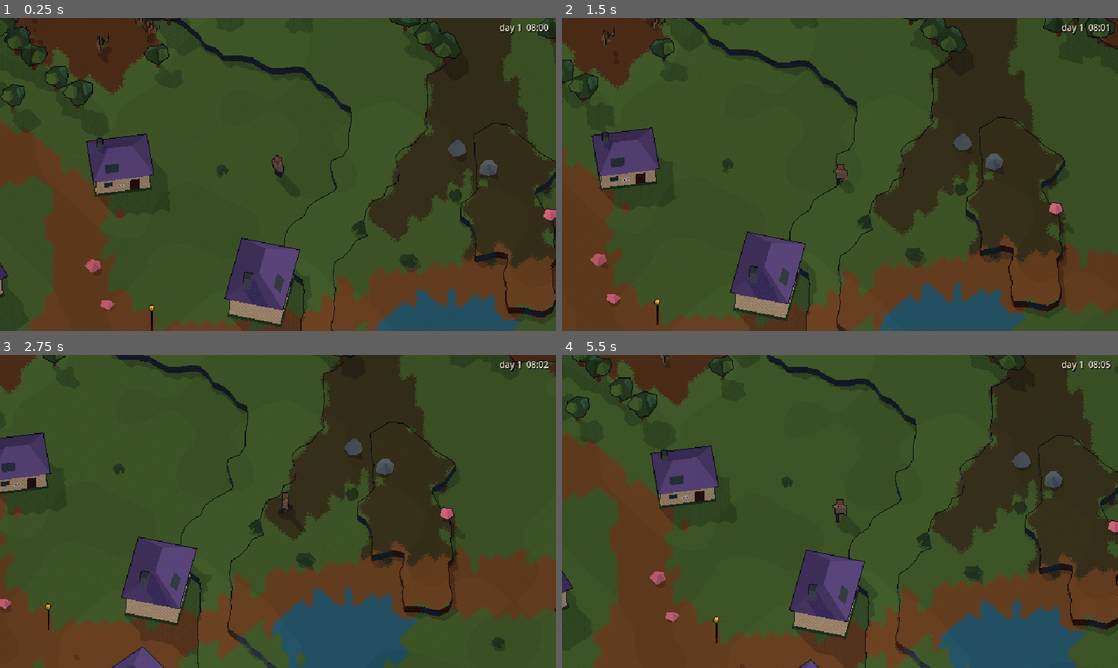
Above: before the commit, frames 1-4 (two rows, left to right).
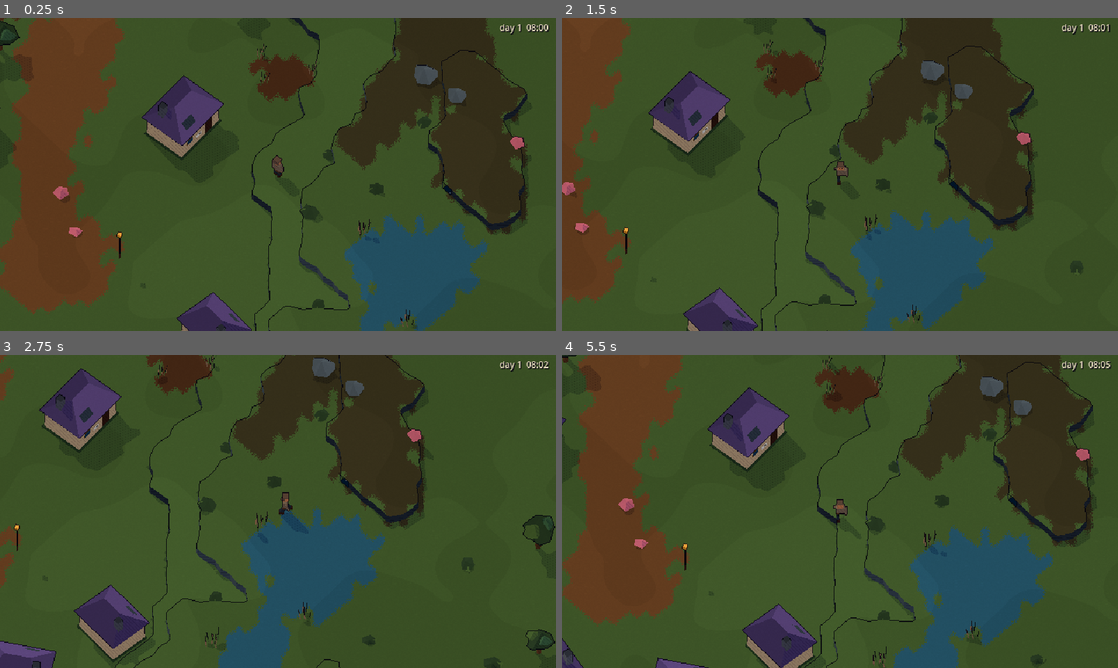
Above: after the commit, the same moments.

Repository: Xaxis/unspent-ortho
Game: Godot game, scene res://src/main.tscn
Two runs of this game, one before a commit and one after it. Both use one fixed random seed, a clock stepped at 60 frames per second and the inputs below.
Inputs:
- Up to frame 1 (0.25 s): no input
- Up to frame 2 (1.5 s): hold D (move_right) 0.53-1.28 s; tap F (lamp) at 0.6 s; hold S (move_down) from 1.28 s (still down); tap Shift (dodge) at 1.35 s
- Up to frame 3 (2.75 s): tap F (lamp) at 1.55, 2.1 s; release S (move_down) at 2.03 s; hold D (move_right) from 2.03 s (still down)
- Up to frame 4 (5.5 s): release D (move_right) at 2.78 s; hold W (move_up) 2.78-3.53 s; tap Space (swing) at 2.85 s; tap F (lamp) at 3.05, 3.6, 4.55, 5.1 s; hold A (move_left) 3.53-5.03 s; tap Shift (dodge) at 4.35 s; hold S (move_down) from 5.03 s (still down)

The runs differ from the first frame. In frame 1, 46% of the frame differs, in the area x 0-100%, y 0-100%; in frame 2, 43%; in frame 3, 45%; in frame 4, 50%.

Commit message:
Spend less CPU on borders and drainage
With nine builders on one machine the worker pool is shared, so wall time
only holds if the work itself shrinks. Tiles far inside a country skip the
border gradient they can never need, the seam search stops allocating an
array per cell, and the drainage flood uses a bucket queue instead of a
heap written in GDScript. The bucket queue settles ties in a different
order, so river courses shift a little on every seed.

Diff:
--- a/src/core/worldgen/gen_countries.gd
+++ b/src/core/worldgen/gen_countries.gd
@@ -317,6 +317,12 @@
 				var bl := (lo - 1) * n
 				var bh := (hi - 1) * n
 				var m := sa - sb if a == lo else sb - sa
+				if m > 200.0 or m < -200.0:
+					# Far past anything the noise can move a border (the margin
+					# rarely changes by 5 a tile; the shifts reach ~40 tiles).
+					country[i] = lo if m > 0.0 else hi
+					country2[i] = hi if m > 0.0 else lo
+					continue
 				# The margin's gradient, over four tiles each way.
 				var xa := maxi(x - 2, 0)
 				var xb := mini(x + 2, size - 1)
@@ -418,24 +424,34 @@
 	other_h.resize(hn)
 	var own_h := PackedByteArray()
 	own_h.resize(hn)
-	for k in hn:
-		var own := country[mini((k / hw) * 2, size - 1) * size + mini((k % hw) * 2, size - 1)]
-		own_h[k] = own
-		var pk := pair[k]
-		if own == pk >> 3:
-			other_h[k] = pk & 7
-		elif own == pk & 7:
-			other_h[k] = pk >> 3
-	for gy in range(1, hw - 1):
-		for gx in range(1, hw - 1):
-			var k := gy * hw + gx
-			var o := other_h[k]
-			if o == 0:
-				continue
-			for j: int in [k + 1, k + hw]:
-				if own_h[j] == own_h[k] and other_h[j] != 0 and other_h[j] != o:
+	GenFields.rows(hw, func(g0: int, g1: int) -> void:
+		for gy in range(g0, g1):
+			var trow := mini(gy * 2, size - 1) * size
+			for gx in hw:
+				var k := gy * hw + gx
+				var own := country[trow + mini(gx * 2, size - 1)]
+				own_h[k] = own
+				var pk := pair[k]
+				if own == pk >> 3:
+					other_h[k] = pk & 7
+				elif own == pk & 7:
+					other_h[k] = pk >> 3
+	)
+	GenFields.rows(hw - 1, func(g0: int, g1: int) -> void:
+		for gy in range(maxi(g0, 1), g1):
+			for gx in range(1, hw - 1):
+				var k := gy * hw + gx
+				var o := other_h[k]
+				if o == 0:
+					continue
+				var own := own_h[k]
+				var r := other_h[k + 1]
+				var dn := other_h[k + hw]
+				var l := other_h[k - 1]
+				var u := other_h[k - hw]
+				if (own_h[k + 1] == own and r != 0 and r != o) or (own_h[k + hw] == own and dn != 0 and dn != o) or (own_h[k - 1] == own and l != 0 and l != o) or (own_h[k - hw] == own and u != 0 and u != o):
 					seam[k] = 1
-					seam[j] = 1
+	)
 	var seam_d := GenFields.upsample(GenFields.distance8(seam, hw, 64.0), hw, 2, size)
 	GenFields.rows(size, func(y0: int, y1: int) -> void:
 		for y in range(y0, y1):
--- a/src/core/worldgen/gen_water.gd
+++ b/src/core/worldgen/gen_water.gd
@@ -48,8 +48,16 @@
 	seen.resize(cn)
 	var filled := PackedFloat32Array()
 	filled.resize(cn)
-	var heap_p := PackedFloat32Array()
-	var heap_i := PackedInt32Array()
+	# A bucket queue (a hundredth of a level per bucket): every push lands at
+	# least one bucket above the cell being spread, so buckets are visited
+	# once, in order, with no heap to keep.
+	const PER_LEVEL := 100.0
+	var buckets := int((GenRelief.MAX_LEVEL + 3) * PER_LEVEL)
+	var bucket_top := PackedInt32Array()
+	bucket_top.resize(buckets)
+	bucket_top.fill(-1)
+	var queued := PackedInt32Array()
+	queued.resize(cn)
 	var order := PackedInt32Array()
 	for k in cn:
 		if landc[k] != 0:
@@ -65,12 +73,19 @@
 				if nx >= 0 and ny >= 0 and nx < cw and ny < cw and landc[ny * cw + nx] != 0:
 					coastal = true
 		if coastal:
-			_push(heap_p, heap_i, 0.0, k)
-	while not heap_i.is_empty():
-		var k := _pop(heap_p, heap_i)
+			queued[k] = bucket_top[0]
+			bucket_top[0] = k
+	var cur := 0
+	while cur < buckets:
+		var k := bucket_top[cur]
+		if k < 0:
+			cur += 1
+			continue
+		bucket_top[cur] = queued[k]
 		order.append(k)
 		var gx := k % cw
 		var gy := k / cw
+		var fk := filled[k] + 0.01
 		for dy in range(-1, 2):
 			var ny := gy + dy
 			if ny < 0 or ny >= cw:
@@ -83,9 +98,12 @@
 				if seen[nb] != 0:
 					continue
 				seen[nb] = 1
-				filled[nb] = maxf(ec[nb], filled[k] + 0.01)
+				var f := maxf(ec[nb], fk)
+				filled[nb] = f
 				parent[nb] = k
-				_push(heap_p, heap_i, filled[nb], nb)
+				var bk := clampi(int(f * PER_LEVEL), cur + 1, buckets - 1)
+				queued[nb] = bucket_top[bk]
+				bucket_top[bk] = nb
 	c.mark(&"rivers.flood")
 	var acc := PackedFloat32Array()
 	acc.resize(cn)
@@ -163,49 +181,6 @@
 	c.mark(&"rivers.lay")
 	_carve_valleys(c)
 	c.mark(&"rivers.valleys")
-
-
-static func _push(hp: PackedFloat32Array, hi: PackedInt32Array, p: float, id: int) -> void:
-	hp.append(p)
-	hi.append(id)
-	var j := hp.size() - 1
-	while j > 0:
-		var parent := (j - 1) >> 1
-		if hp[parent] <= p:
-			break
-		hp[j] = hp[parent]
-		hi[j] = hi[parent]
-		j = parent
-	hp[j] = p
-	hi[j] = id
-
-
-static func _pop(hp: PackedFloat32Array, hi: PackedInt32Array) -> int:
-	var top := hi[0]
-	var last := hp.size() - 1
-	var p := hp[last]
-	var id := hi[last]
-	hp.resize(last)
-	hi.resize(last)
-	if last == 0:
-		return top
-	var j := 0
-	while true:
-		var l := j * 2 + 1
-		if l >= last:
-			break
-		var r := l + 1
-		var m := l
-		if r < last and hp[r] < hp[l]:
-			m = r
-		if hp[m] >= p:
-			break
-		hp[j] = hp[m]
-		hi[j] = hi[m]
-		j = m
-	hp[j] = p
-	hi[j] = id
-	return top
 
 
 ## Rasterise one river. Returns false if it laid nothing useful.
